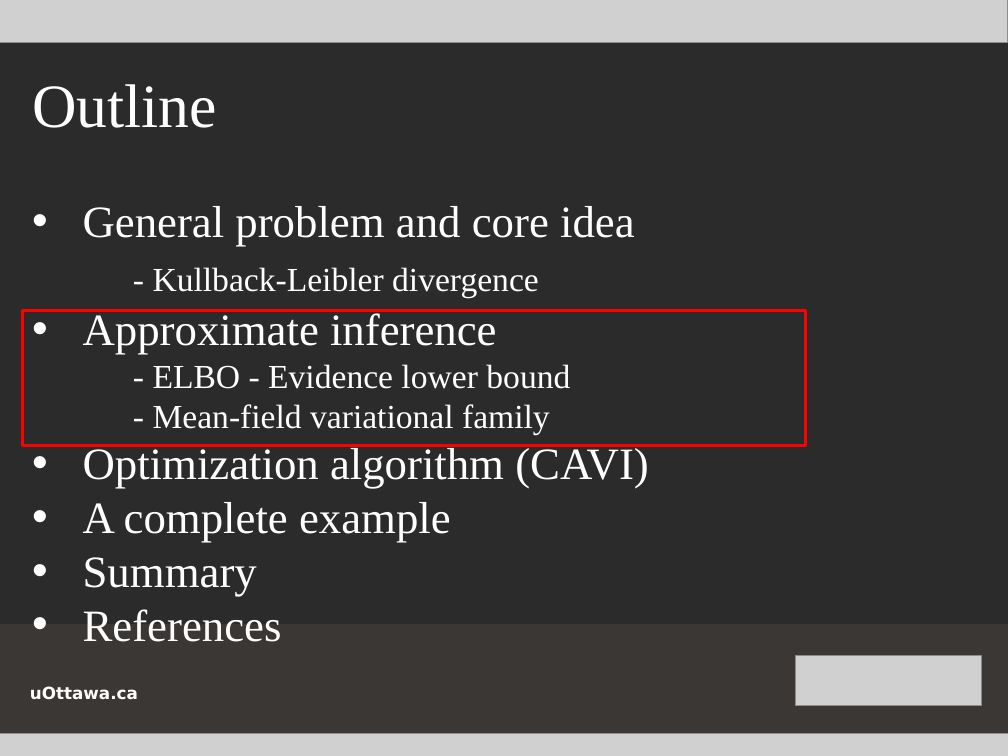
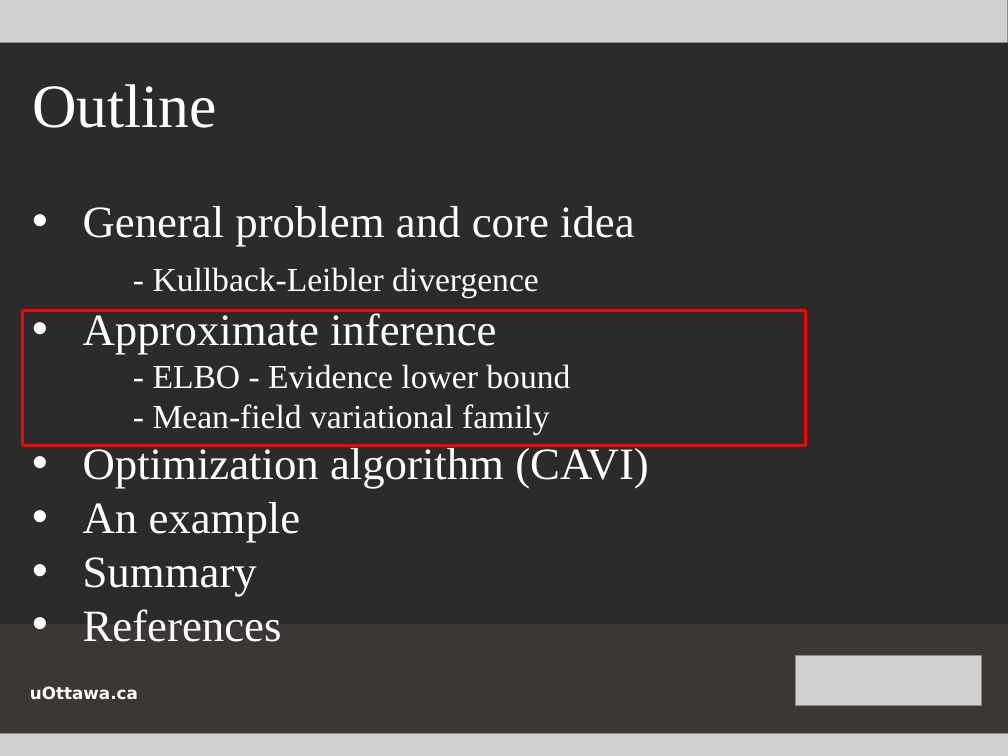
Before and after one commit to wwwmonsterlam/GraphicModelClassifierProject, a slide deck: slide 9 of presentationi.pptx. Drawn at 1008x756 pixels with LibreOffice and Linux fonts; fonts in the diff are those of the drawing; grey boxes stand for pictures; background and template pictures are left out; a plain dark background stands for a picture behind light text. Boxes give left, top, right and bottom in pixels: in the first picture for what was removed or moved away, otherwise in the second. Text is boxed around its words. In the diff, an @@ line names an element or a change of style, - is before the commit and + after.

```diff
--- a/presentationi.pptx
+++ b/presentationi.pptx
@@ text at (83, 502, 301, 543): text changed @@
-• A complete example
+• An example
```
Also in this commit, not shown: 6 other slides changed, 5 slides added, 5 slides removed.
